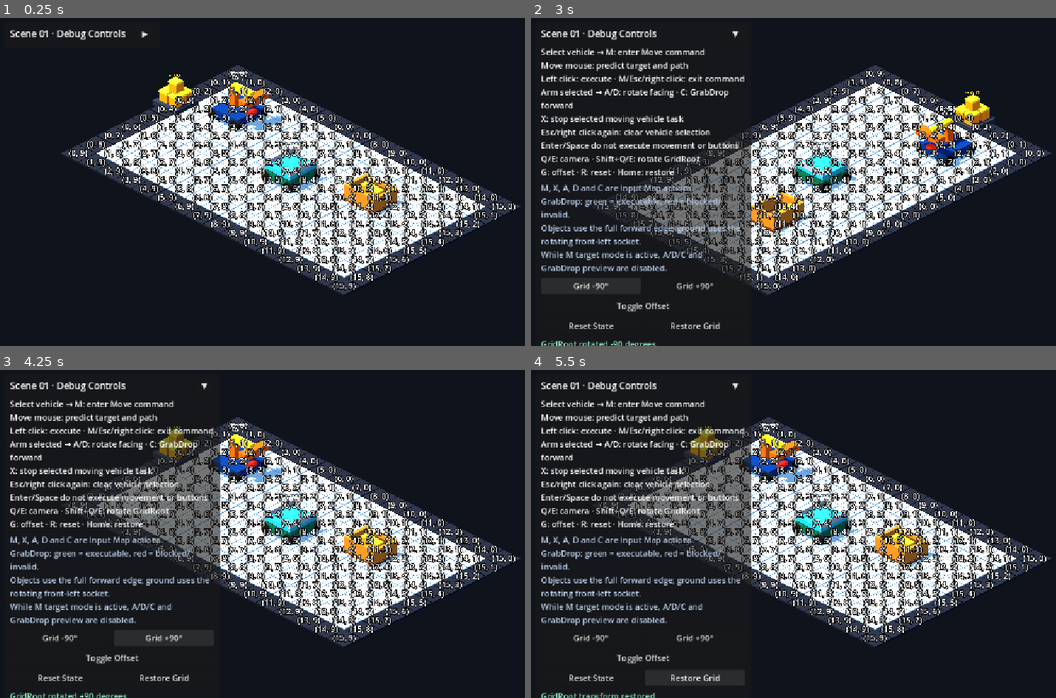
Above: before the commit, frames 1-4 (two rows, left to right).
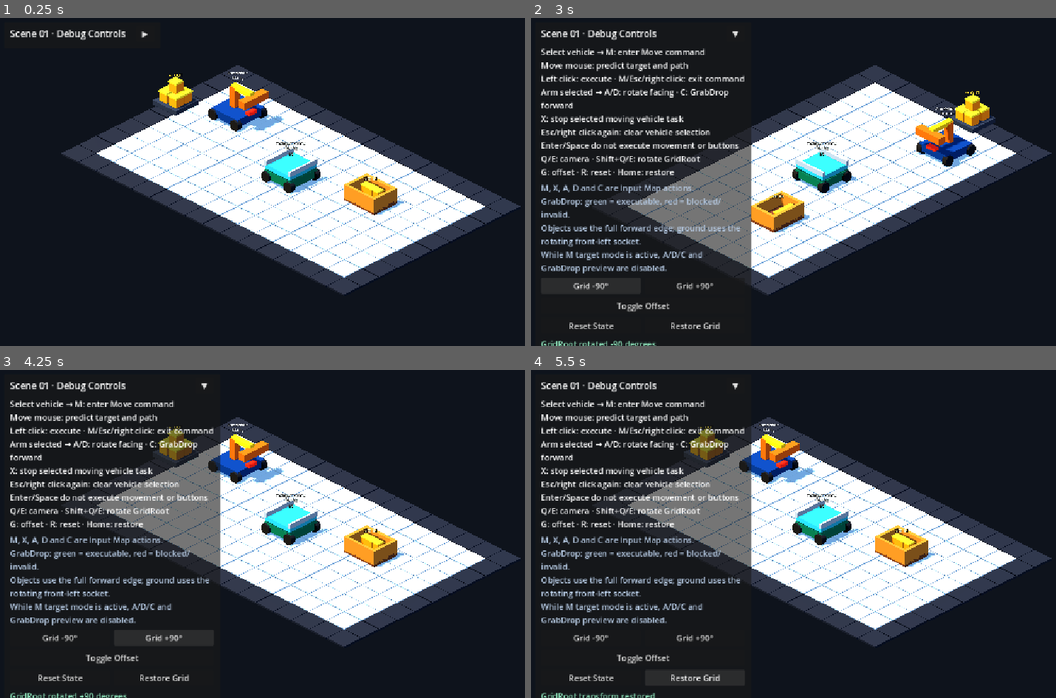
Above: after the commit, the same moments.

Repository: Ri0n72Y/automata
Game: Godot game, scene res://scenes/scene_01/scene_01_basic_packing.tscn
Same seed, same stepped clock (60 frames per second), same inputs: the game is played once before the commit and once after it.
Inputs:
- Up to frame 1 (0.25 s): no input
- Up to frame 2 (3 s): click "▶" at 0.5 s; click "▼" at 1.25 s; click "▶" at 2 s; click "Grid -90°" at 2.75 s
- Up to frame 3 (4.25 s): click "Grid +90°" at 3.5 s
- Up to frame 4 (5.5 s): click "Toggle Offset" at 4.25 s; click "Restore Grid" at 5 s

The runs differ from the first frame. In frame 1, 10% of the frame differs, in the area x 13-99%, y 15-84%; in frame 2, 9.8%; in frame 3, 9.8%; in frame 4, 9.8%.

Commit message:
[codex]fix(scene-01): hide grid coordinates by default

Diff:
--- a/scripts/grid/grid_debug_view.gd
+++ b/scripts/grid/grid_debug_view.gd
@@ -3,7 +3,7 @@
 
 const GridModelScript := preload("res://scripts/grid/grid_model.gd")
 
-@export var show_coordinates: bool = true
+@export var show_coordinates: bool = false
 @export var label_height: float = 0.02
 @export var label_pixel_size: float = 0.01
 @export_range(1, 4096, 1) var max_debug_labels: int = 512
